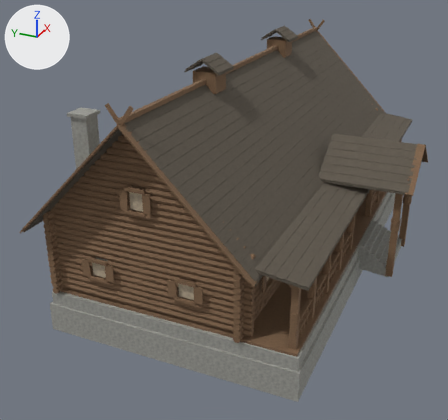
An edit to the glTF model assets/buildings/forest-city-v1/r01.glb, drawn before and after from the same camera.
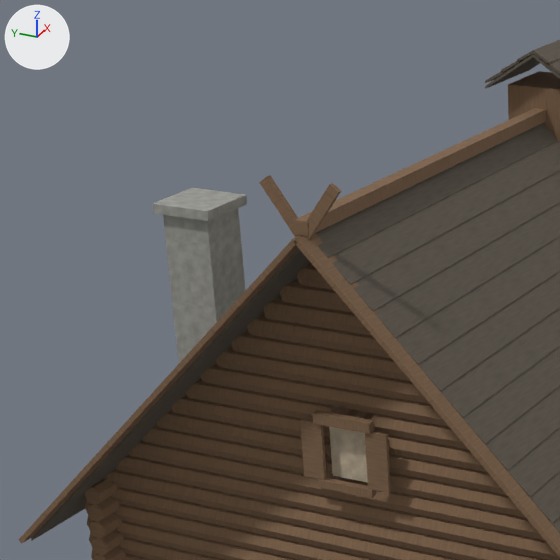
The first picture shows the older version from a 50 mm lens placed at (-32.0, -11.7, 16.7), pointed at (-2.6, 1.5, 2.0). The close-ups show the older and then the newer version on the part from 3% to 47% of the width and 10% to 57% of the height of that picture. Only the edits that show in the close-ups are written down. The lights are fixed; the arrows at upper left show +X, +Y and +Z. Where no turn or scale is listed for an object, it has been applied to the vertices.

In view in the first close-up: 'R01_chimney', 'R01_frame', 'R01_gable', 'R01_roof', 'R01_shell', 'R01_shutter', 'R01_window'.
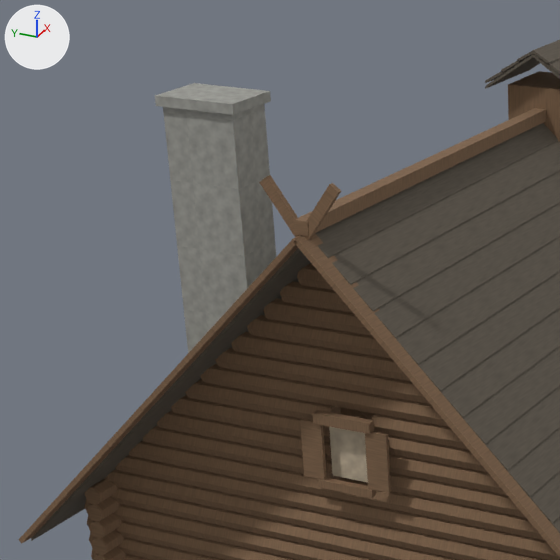
Where the change shows, as pixel boxes (x1, y1, x2, y2) in the close-ups (560 x 560 px):
'R01_flue', added
    after: (155, 83, 276, 353)
'R01_chimney', deleted
    before: (152, 188, 247, 363)

What changed in the scene script:
```text
Add me_r01_flue:
    me_r01_flue.from_pydata(...)  # a box spanning x -11.45..-10.65, y 3.2..4.4, z 3.4..11.1; a box spanning x -11.52..-10.58, y 3.13..4.47, z 11.1..11.25
    me_r01_flue.materials.append(mat_forest_stone)  # picture img_forest_stone
Remove ob_r01_chimney:
    ob_r01_chimney = bpy.data.objects.new('R01_chimney', me_r01_chimney)
    ob_r01_chimney.location = (0.0, 0.0, 0.0)
Add ob_r01_flue:
    ob_r01_flue = bpy.data.objects.new('R01_flue', me_r01_flue)
    ob_r01_flue.location = (0.0, 0.0, 0.0)
```
